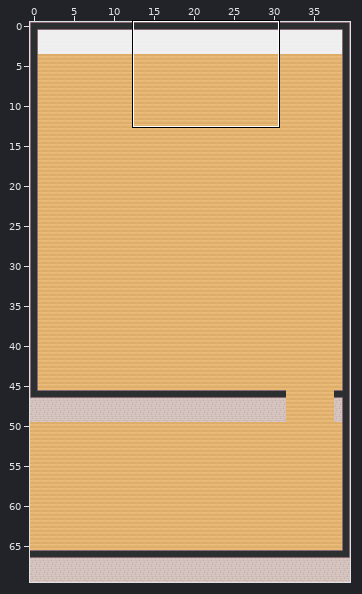
Tiled map (JSON) -- i-unit-Startermap.tmj. The first picture is a wide view before the edit; the outline marks the close-up.
Close-up. Earlier state:
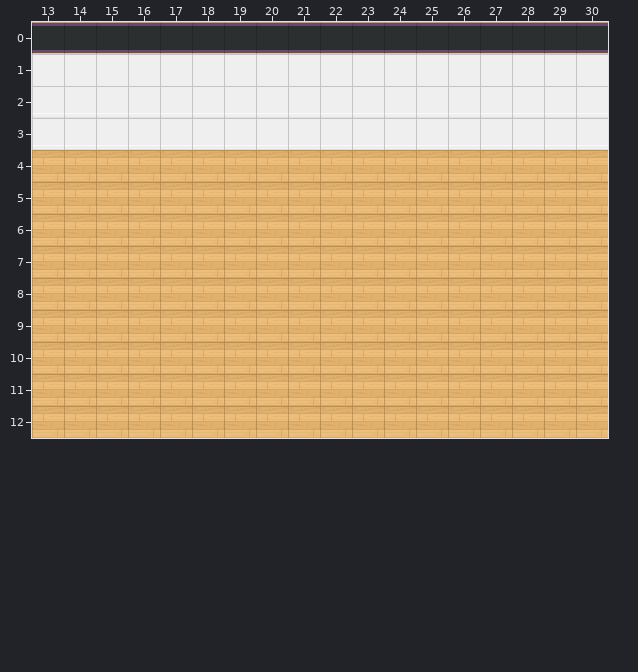
Cells are 32x32 px. Shown: x 13..30, y 0..12. The commit also changed other parts of the map, which this record leaves out. Not drawn, because the pictures are missing: unchanged layer "walls/walls2".
The result:
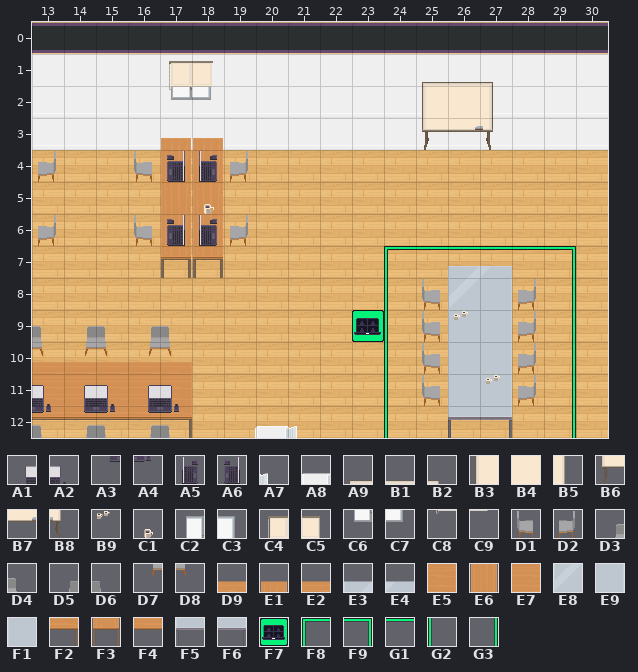
Key: from "WA_Miscellaneous": A1 2, A2 3, A3 12, A4 13, A5 24, A6 25, A7 26 flipped left-right, A8 27 flipped left-right, A9 33, B1 34, B2 35, B3 43, B4 44, B5 45, B6 53, B7 54, B8 55, B9 58, C1 59; from "WA_Room_Builder": C2 775, C3 776, C4 777, C5 778, C6 800, C7 801, C8 802, C9 803; from "WA_Seats": D1 119, D2 120, D3 121, D4 122, D5 123, D6 124, D7 134, D8 135; from "WA_Tables": D9 1, E1 2, E2 3, E3 5, E4 6, E5 11, E6 12, E7 13, E8 15, E9 17, F1 17 flipped left-right, F2 21, F3 22, F4 23, F5 25, F6 27; from "WA_User_Interface": F7 21, F8 161, F9 162, G1 165, G2 167, G3 168.
__ is an empty cell.
Tiles of an added or newly shown layer are drawn over the layers below it.
What changed:
{"where": "layer \"floor/floor2\" (now shown)"}
{"y":7,"x":24,"old":"__ __ __ __ __ __","new":"F8 G1 G1 G1 G1 F9"}
{"y":8,"x":24,"old":"__","new":"G2"}
{"y":8,"x":29,"old":"__","new":"G3"}
{"y":9,"x":23,"old":"__ __","new":"F7 G2"}
{"y":9,"x":29,"old":"__","new":"G3"}
{"y":10,"x":24,"old":"__","new":"G2"}
{"y":10,"x":29,"old":"__","new":"G3"}
{"y":11,"x":24,"old":"__","new":"G2"}
{"y":11,"x":29,"old":"__","new":"G3"}
{"y":12,"x":24,"old":"__","new":"G2"}
{"y":12,"x":29,"old":"__","new":"G3"}
{"where": "layer \"furniture/furniture2\" (now shown)"}
{"y":1,"x":17,"old":"__ __","new":"C2 C3"}
{"y":1,"x":25,"old":"__ __ __","new":"A9 B1 B2"}
{"y":2,"x":17,"old":"__ __","new":"C6 C7"}
{"y":2,"x":25,"old":"__ __ __","new":"B3 B4 B5"}
{"y":3,"x":25,"old":"__ __ __","new":"B6 B7 B8"}
{"y":4,"x":13,"old":"__","new":"D2"}
{"y":4,"x":16,"old":"__ __ __ __","new":"D1 E6 E6 D2"}
{"y":5,"x":17,"old":"__ __","new":"E6 E6"}
{"y":6,"x":13,"old":"__","new":"D2"}
{"y":6,"x":16,"old":"__ __ __ __","new":"D1 E6 E6 D2"}
{"y":7,"x":17,"old":"__ __","new":"F3 F3"}
{"y":8,"x":25,"old":"__ __ __ __","new":"D1 E8 E9 D2"}
{"y":9,"x":13,"old":"__ __ __ __ __","new":"D4 D3 D4 D3 D4"}
{"y":9,"x":25,"old":"__ __ __ __","new":"D1 F1 E9 D2"}
{"y":10,"x":13,"old":"__ __ __ __ __","new":"D8 D7 D8 D7 D8"}
{"y":10,"x":25,"old":"__ __ __ __","new":"D1 F1 E9 D2"}
{"y":11,"x":13,"old":"__ __ __ __ __","new":"E7 E7 E7 E7 E5"}
{"y":11,"x":25,"old":"__ __ __ __","new":"D1 F1 E9 D2"}
{"y":12,"x":13,"old":"__ __ __ __ __","new":"D6 D5 D6 D5 D6"}
{"y":12,"x":26,"old":"__ __","new":"F5 F6"}
{"where": "layer \"furniture/furniture3\" (now shown)"}
{"y":1,"x":17,"old":"__ __","new":"C4 C5"}
{"y":2,"x":17,"old":"__ __","new":"C8 C9"}
{"y":4,"x":17,"old":"__ __","new":"A6 A5"}
{"y":5,"x":18,"old":"__","new":"C1"}
{"y":6,"x":17,"old":"__ __","new":"A6 A5"}
{"y":9,"x":26,"old":"__","new":"B9"}
{"y":11,"x":27,"old":"__","new":"B9"}
{"y":12,"x":13,"old":"__ __ __ __ __","new":"F4 F4 F4 F4 F2"}
{"where": "layer \"above/above1\" (now shown)"}
{"y":3,"x":17,"old":"__ __","new":"E1 E1"}
{"y":7,"x":26,"old":"__ __","new":"E3 E4"}
{"y":10,"x":13,"old":"__ __ __ __ __","new":"E2 E2 E2 E2 D9"}
{"y":12,"x":20,"old":"__ __","new":"A8 A7"}
{"where": "layer \"above/above2\" (now shown)"}
{"y":11,"x":13,"old":"__ __ __ __ __","new":"A2 A1 A2 A1 A2"}
{"y":12,"x":13,"old":"__ __ __ __ __","new":"A4 A3 A4 A3 A4"}
{"label":"added","picture_box":[134,61,248,278]}
{"label":"added","picture_box":[422,82,493,150]}
{"label":"added","picture_box":[38,151,56,182]}
{"label":"added","picture_box":[38,215,56,246]}
{"label":"added","picture_box":[352,246,576,438]}
{"label":"added","picture_box":[32,326,192,438]}
{"label":"added","picture_box":[256,426,297,438]}
